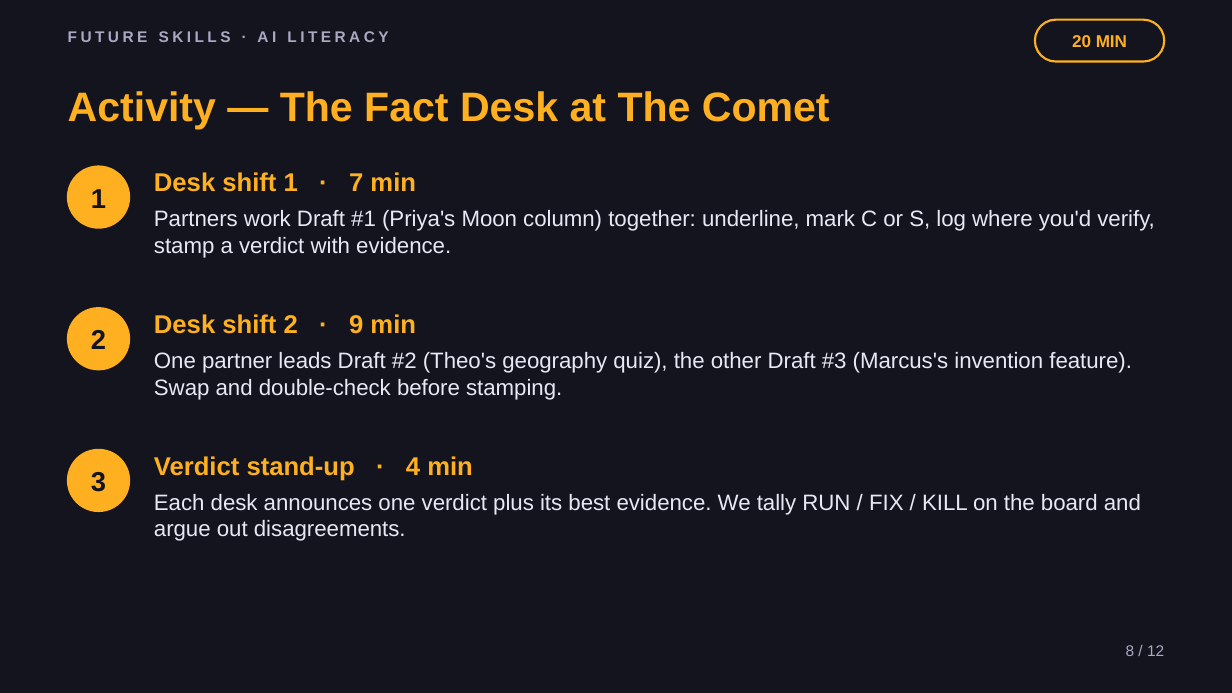
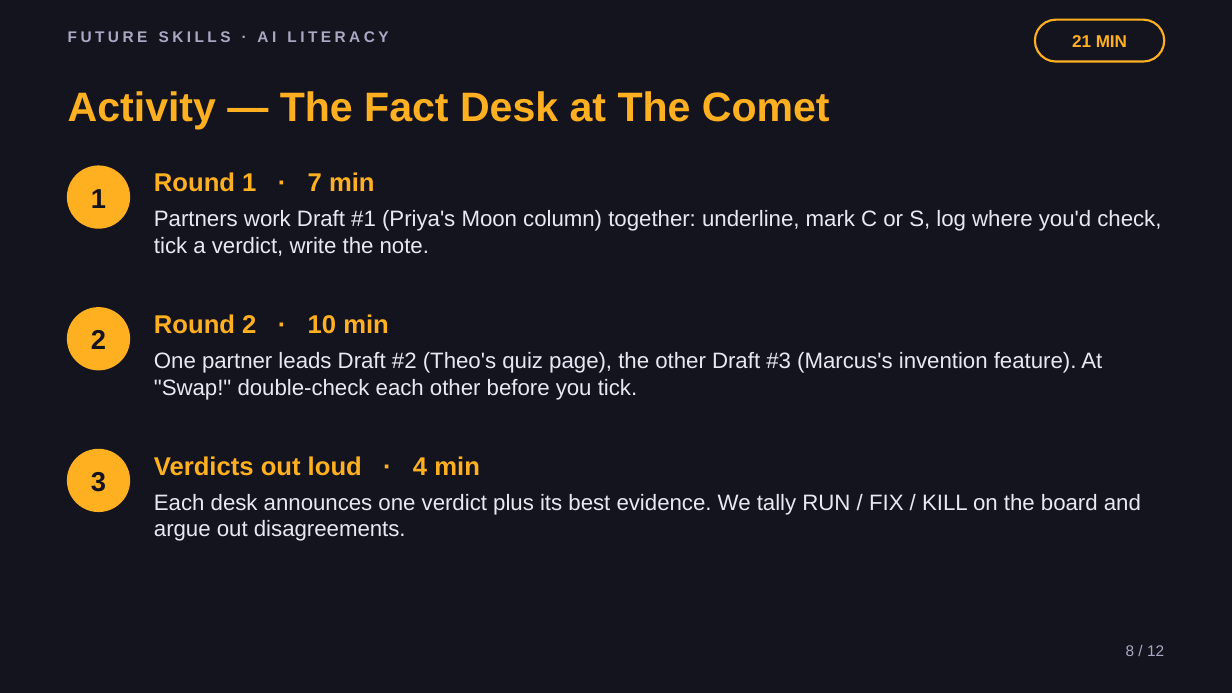
Before and after one commit to phiunit/tptphi, a slide deck: slide 8 of products/ai-fact-check-lab/dist/Hallucination Hunters - Slides.pptx. Drawn at 1232x693 pixels with LibreOffice and Linux fonts; fonts in the diff are those of the drawing. Boxes give left, top, right and bottom in pixels: in the first picture for what was removed or moved away, otherwise in the second. Text is boxed around its words. In the diff, an @@ line names an element or a change of style, - is before the commit and + after.

```diff
--- a/products/ai-fact-check-lab/dist/Hallucination Hunters - Slides.pptx
+++ b/products/ai-fact-check-lab/dist/Hallucination Hunters - Slides.pptx
@@ text at box(1072, 35, 1127, 47): text changed @@
-20 MIN
+21 MIN
@@ text at box(154, 172, 375, 192): text changed @@
-Desk shift 1 · 7 min
+Round 1 · 7 min
@@ text at box(154, 210, 1161, 256): text changed @@
-Partners work Draft #1 (Priya's Moon column) together: underline, mark C or S, log where you'd verify, stamp a verdict with evidence.
+Partners work Draft #1 (Priya's Moon column) together: underline, mark C or S, log where you'd check, tick a verdict, write the note.
@@ text at box(154, 314, 389, 334): text changed @@
-Desk shift 2 · 9 min
+Round 2 · 10 min
@@ text at box(154, 352, 1102, 400): text changed @@
-One partner leads Draft #2 (Theo's geography quiz), the other Draft #3 (Marcus's invention feature). Swap and double-check before stamping.
+One partner leads Draft #2 (Theo's quiz page), the other Draft #3 (Marcus's invention feature). At "Swap!" double-check each other before you tick.
@@ text at box(154, 456, 480, 476): text changed @@
-Verdict stand-up · 4 min
+Verdicts out loud · 4 min
```
Also in this commit, not shown: 6 other slides changed, 30 other files.
